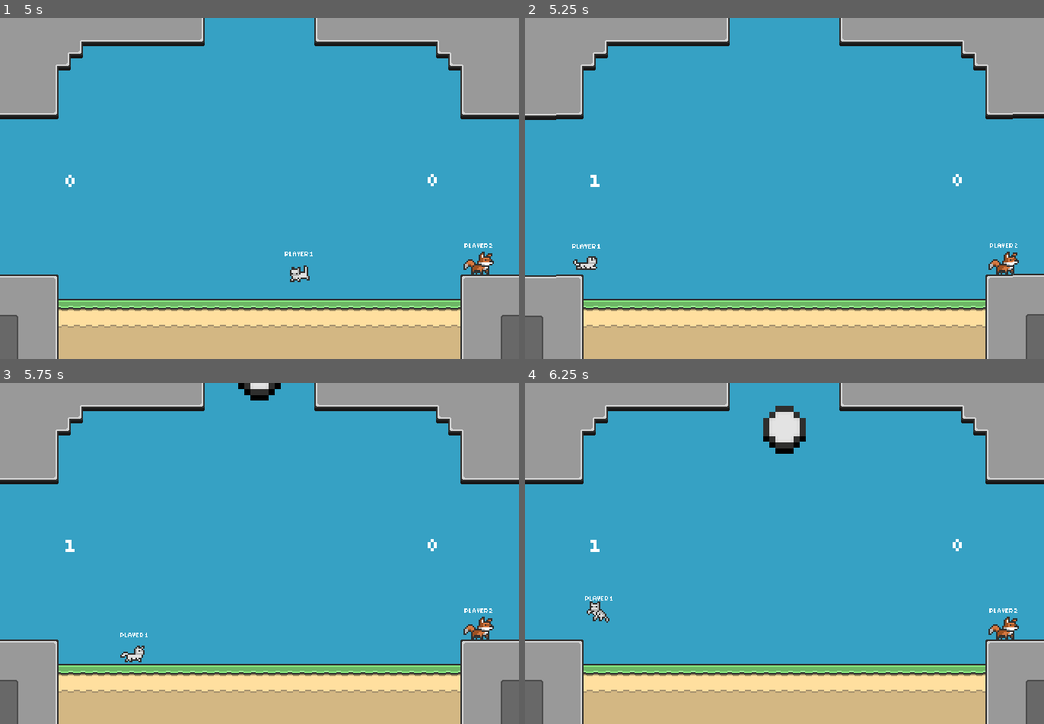
Above: before the commit, frames 1-4 (two rows, left to right).
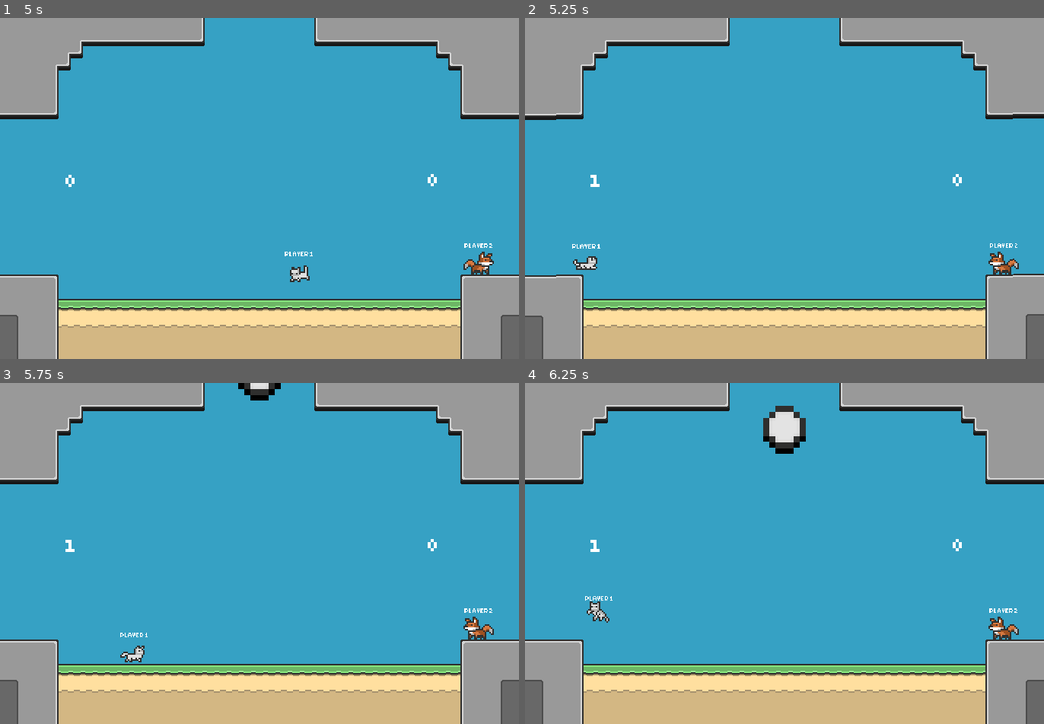
Above: after the commit, the same moments.

Repository: t0qen/juxtra-game
Game: Godot game, scene res://scenes/roots.tscn
Same seed, same stepped clock (60 frames per second), same inputs: the game is played once before the commit and once after it.
Inputs:
- Up to frame 1 (5 s): tap Enter at 0.5 s; hold D (move_right_1) 0.53-2.03 s; tap X (dash_1) at 0.6 s; tap Z (jump_1) at 0.77, 1.52, 3.02, 3.77, 4.52 s; tap Keypad 0 (dash_2) at 1.35 s; hold Q (move_left_1) 2.03-2.78 s; hold Down (down_2) 2.03-2.78 s; hold D (move_right_1) 2.78-4.28 s; tap Left (move_left_2) at 2.85 s; tap Right (move_right_2) at 3.6 s; hold Q (move_left_1) from 4.28 s (still down); tap Tab (tab) at 4.35 s
- Up to frame 2 (5.25 s): release Q (move_left_1) at 5.03 s; hold D (move_right_1) from 5.03 s (still down); tap X (dash_1) at 5.1 s
- Up to frame 3 (5.75 s): keep holding D (move_right_1)
- Up to frame 4 (6.25 s): release D (move_right_1) at 5.78 s; hold Q (move_left_1) from 5.78 s (still down); tap Keypad 0 (dash_2) at 5.85 s; tap Z (jump_1) at 6.02 s

Frame 1 is identical in both runs. In frame 2, 0.3% of the frame differs, in the area x 89-96%, y 68-76%; in frame 3, 0.3%; in frame 4, 0.3%.

Commit message:
Added two lines of code to flip player sprites when a player score

Diff:
--- a/scenes/scripts/local_multiplayer.gd
+++ b/scenes/scripts/local_multiplayer.gd
@@ -119,7 +119,9 @@
 
 func respawn_players():
 	player_1.global_position = player_1_spawn.global_position
+	player_1.sprites.flip_h = false
 	player_2.global_position = player_2_spawn.global_position
+	player_2.sprites.flip_h = true
 
 
 func _on_tab_timer_timeout() -> void:
